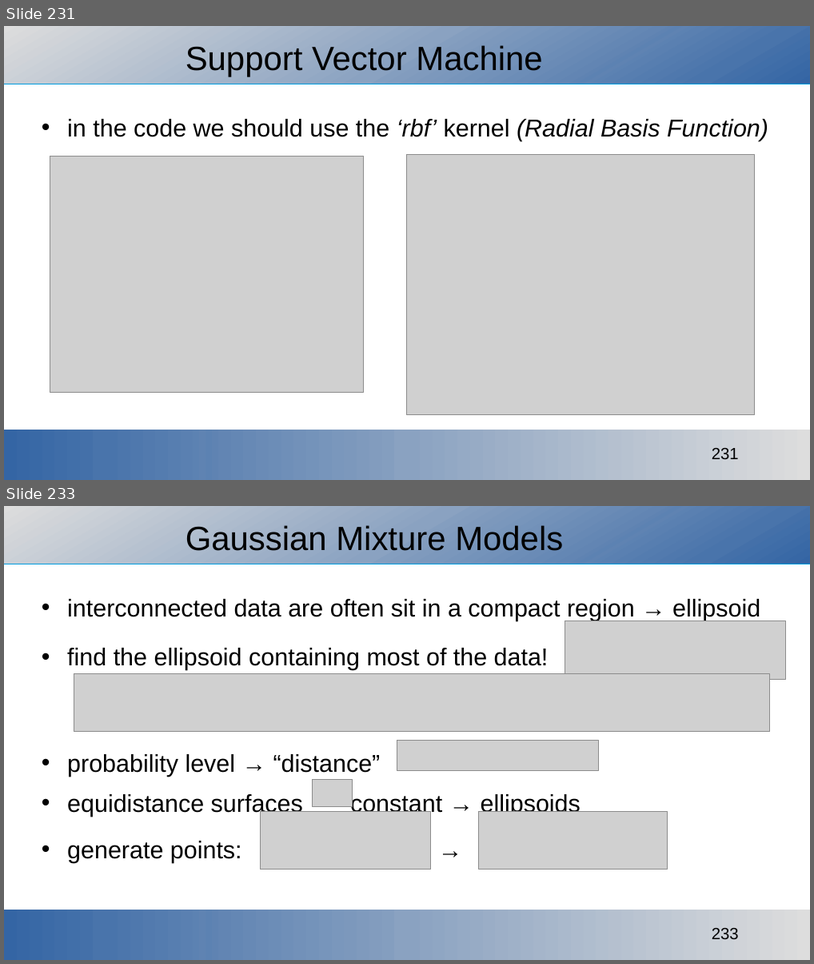
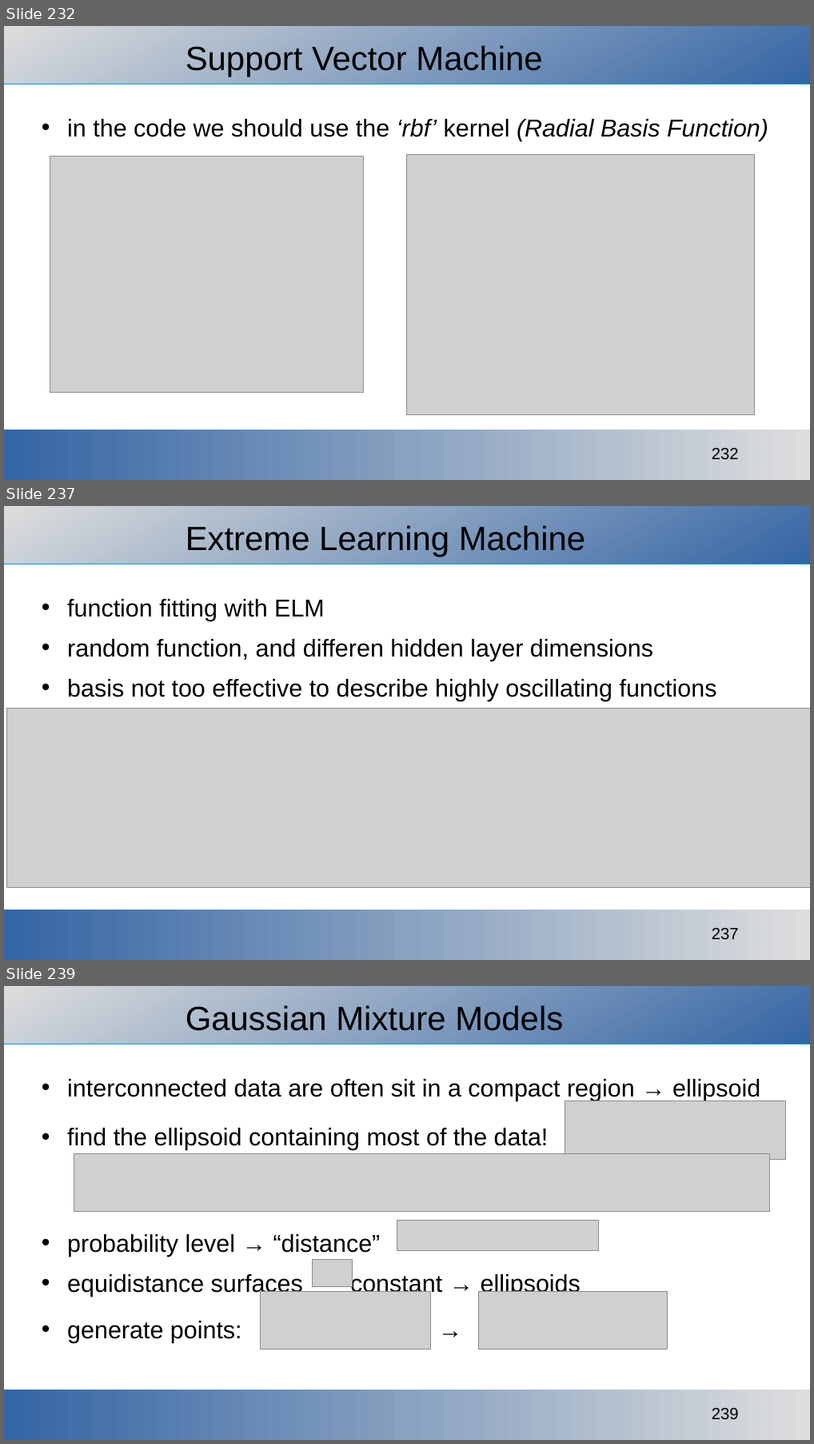
Before and after one commit to ajakovac/ML-in-Practice-I, a slide deck: ML in practice.odp. Shown one above the other, each under a label of ours: slides 231 and 233 before the commit, slides 232, 237 and 239 after it; the slides between them are not shown. The pictures are 814x964 and 814x1444 pixels, drawn with LibreOffice and Linux fonts; fonts in the diff are those of the drawing; grey boxes stand for pictures; background and template pictures are left out. Boxes give left, top, right and bottom in pixels: in the first picture for what was removed or moved away, otherwise in the second. Text is boxed around its words. In the diff, an @@ line names an element or a change of style, - is before the commit and + after.

```diff
--- a/ML in practice.odp
+++ b/ML in practice.odp
@@ slide 237 added at <box>4,506,810,960</box>, background #FFFFFF; not listed: 3 template elements that a slide beside it also shows @@
@@ title added at <box>186,525,586,556</box>, 33 pt, text #000000 @@
+Extreme Learning Machine
@@ text added at <box>67,599,718,701</box>, 24 pt, text #000000 @@
+• function fitting with ELM
+• random function, and differen hidden layer dimensions
+• basis not too effective to describe highly oscillating functions
@@ picture added at <box>6,708,810,888</box> @@
@@ what was slide 231 is now slide 232 @@
@@ page number at <box>712,448,739,459</box>: text changed @@
-231
+232
@@ what was slide 233 is now slide 239 @@
@@ page number at <box>712,1408,739,1419</box>: text changed @@
-233
+239
```
Also in this commit, not shown: 7 slides changed, 14 other slides added, 16 other files.
